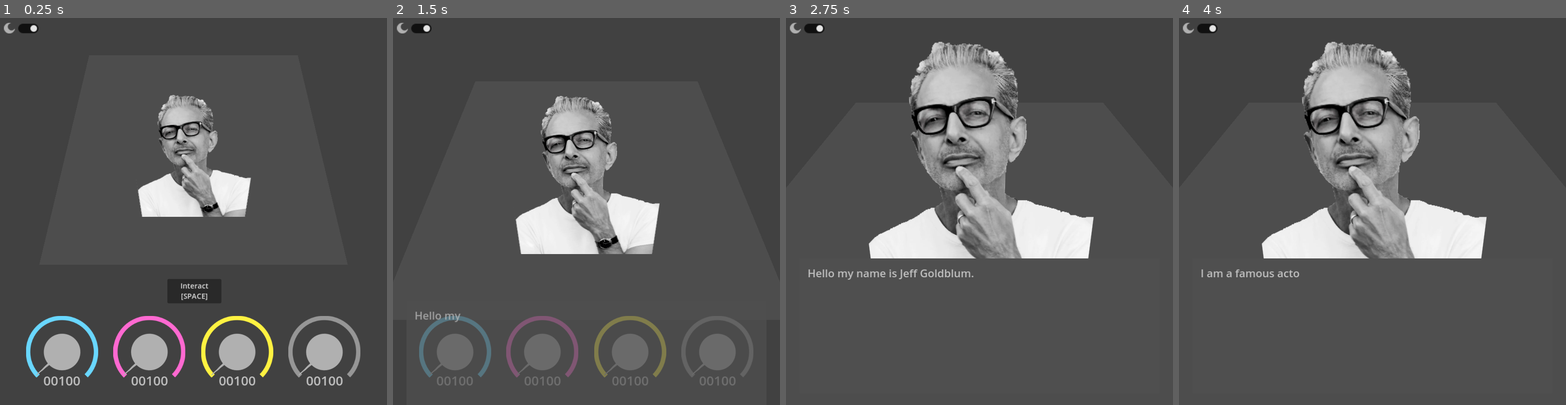
Above: before the commit, frames 1-4 (left to right).
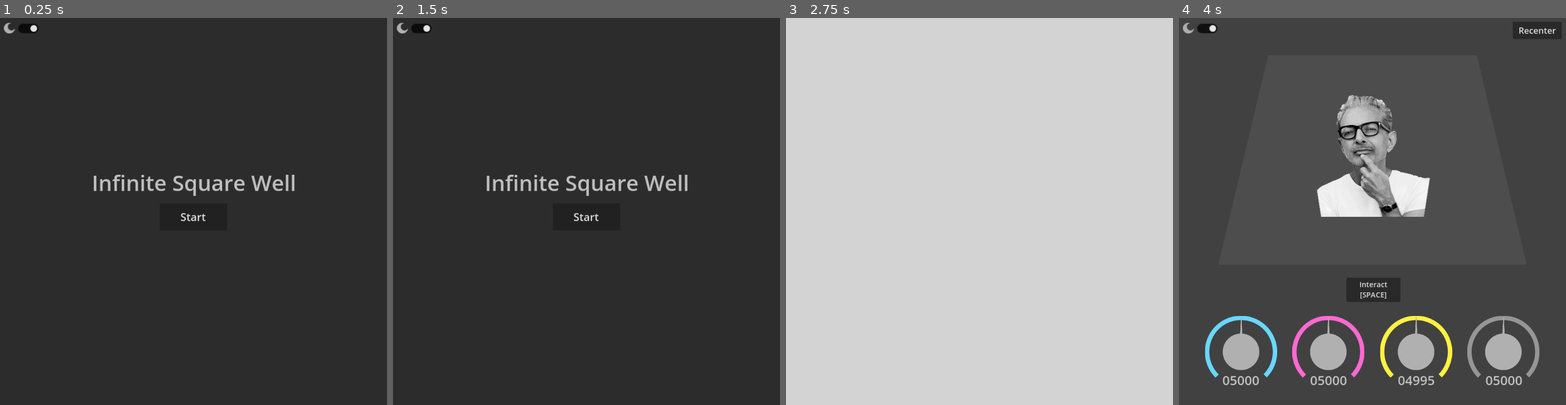
Above: after the commit, the same moments.

Repository: orangeoceans/infinite-square-well
Game: Godot game, scene res://assets/scenes/square_3D.tscn
The game is run twice, just before and just after one commit, with the same random seed, the same clock (stepped at 60 frames per second) and the same inputs.
Inputs (mouse positions are in pixels of both pictures, inside the frame that each line leads up to):
- Up to frame 1 (0.25 s): no input
- Up to frame 2 (1.5 s): click (752, 29) at 0.5 s, where only the run after the commit has a clickable "Recenter"; click (586, 292) at 1.25 s, where only the run before the commit has a clickable "Interact [SPACE]"
- Up to frame 3 (2.75 s): click (979, 215) at 2 s, where only the run after the commit has a clickable "Start"
- Up to frame 4 (4 s): click (1372, 215) at 2.75 s, where only the run after the commit has a clickable "Start"; hold D from 3.53 s (still down); hold Space (advance_dialogue) from 3.53 s (still down)

The runs differ from the first frame. In frame 1, 42% of the frame differs, in the area x 6-94%, y 9-95%; in frame 2, 71%; in frame 3, 97%, in the area x 0-100%, y 0-100%; in frame 4, 22%.

Commit message:
Add main menu

Diff:
--- a/assets/scenes/square_3D.tscn
+++ b/assets/scenes/square_3D.tscn
@@ -21,6 +21,8 @@
 [ext_resource type="Texture2D" uid="uid://bnbe6k71nf8bi" path="res://assets/sprites/grid.png" id="8_vx24x"]
 [ext_resource type="Texture2D" path="res://assets/sprites/dark_mode.png" id="9_4u013"]
 [ext_resource type="Texture2D" uid="uid://dfv0e6rhfwrw6" path="res://assets/sprites/dialogue_box.png" id="12_n0scj"]
+[ext_resource type="Script" path="res://assets/scripts/IntroScreenController.gd" id="21_fl1jq"]
+[ext_resource type="Texture2D" uid="uid://b6c1eslkghybm" path="res://assets/sprites/intro_bg.png" id="21_i3hi0"]
 
 [sub_resource type="InputEventAction" id="InputEventAction_sboss"]
 action = &"advance_dialogue"
@@ -59,6 +61,90 @@
 [node name="square_3D" type="Node3D"]
 script = ExtResource("1_3kxac")
 
+[node name="DialogueSystem" type="CanvasLayer" parent="."]
+layer = 2
+script = ExtResource("1_ay7mc")
+
+[node name="InteractButton" type="Button" parent="DialogueSystem"]
+visible = false
+modulate = Color(1, 1, 1, 0)
+anchors_preset = 8
+anchor_left = 0.5
+anchor_top = 0.5
+anchor_right = 0.5
+anchor_bottom = 0.5
+offset_left = -58.0
+offset_top = 147.0
+offset_right = 62.0
+offset_bottom = 201.0
+grow_horizontal = 2
+grow_vertical = 2
+focus_mode = 0
+mouse_default_cursor_shape = 2
+disabled = true
+action_mode = 0
+shortcut = SubResource("Shortcut_qbce5")
+text = "Interact
+[SPACE]"
+
+[node name="DialogueRichtext" type="RichTextLabel" parent="DialogueSystem"]
+modulate = Color(1, 1, 1, 0)
+clip_contents = false
+anchors_preset = 8
+anchor_left = 0.5
+anchor_top = 0.5
+anchor_right = 0.5
+anchor_bottom = 0.5
+offset_left = -382.0
+offset_top = 460.0
+offset_right = 386.0
+offset_bottom = 721.0
+grow_horizontal = 2
+grow_vertical = 2
+theme_override_colors/default_color = Color(0.752941, 0.752941, 0.752941, 1)
+theme_override_font_sizes/normal_font_size = 24
+theme_override_font_sizes/bold_font_size = 24
+theme_override_font_sizes/italics_font_size = 24
+theme_override_font_sizes/bold_italics_font_size = 24
+theme_override_font_sizes/mono_font_size = 24
+bbcode_enabled = true
+text = "test"
+
+[node name="DialogueBox" type="TextureRect" parent="DialogueSystem/DialogueRichtext"]
+show_behind_parent = true
+offset_left = -18.0
+offset_top = -16.0
+offset_right = 782.0
+offset_bottom = 284.0
+texture = ExtResource("12_n0scj")
+
+[node name="SquareMesh" type="MeshInstance3D" parent="."]
+mesh = SubResource("PlaneMesh_b3738")
+
+[node name="SquareViewport" type="SubViewport" parent="SquareMesh"]
+
+[node name="SquareSprite" type="Sprite2D" parent="SquareMesh/SquareViewport"]
+texture_repeat = 3
+material = SubResource("ShaderMaterial_la70n")
+position = Vector2(256, 256)
+texture = ExtResource("8_vx24x")
+
+[node name="PositionLabel" type="Label3D" parent="."]
+transform = Transform3D(1, 0, 0, 0, 0.344741, 0.938698, 0, -0.938698, 0.344741, 0, 0, 1.18644)
+visible = false
+text = "(0, 0, 0, 0)"
+
+[node name="Camera3D" type="Camera3D" parent="."]
+transform = Transform3D(1, 0, 0, 0, 0.390731, 0.920505, 0, -0.920505, 0.390731, 0, 1.64, 1.32)
+environment = SubResource("Environment_akhw1")
+
+[node name="FigureSprites" type="Node3D" parent="."]
+transform = Transform3D(0.2, 0, 0, 0, 0.173205, 0.1, 0, -0.1, 0.173205, 0, 0.274379, 0.504164)
+top_level = true
+
+[node name="JeffSprite" type="Sprite3D" parent="FigureSprites"]
+texture = ExtResource("1_hf5ej")
+
 [node name="HUD" type="CanvasLayer" parent="."]
 
 [node name="DialRectW" type="TextureRect" parent="HUD"]
@@ -89,9 +175,9 @@
 [node name="ValueLabel" type="RichTextLabel" parent="HUD/DialRectW"]
 layout_mode = 0
 offset_left = 47.5
-offset_top = 153.75
+offset_top = 152.5
 offset_right = 216.5
-offset_bottom = 223.75
+offset_bottom = 222.5
 theme_override_font_sizes/mono_font_size = 36
 bbcode_enabled = true
 text = "[code]00000[/code]"
@@ -126,9 +212,9 @@
 [node name="ValueLabel" type="RichTextLabel" parent="HUD/DialRectX"]
 layout_mode = 0
 offset_left = 48.75
-offset_top = 153.75
+offset_top = 152.5
 offset_right = 217.75
-offset_bottom = 223.75
+offset_bottom = 222.5
 theme_override_font_sizes/mono_font_size = 36
 bbcode_enabled = true
 text = "[code]00000[/code]"
@@ -163,9 +249,9 @@
 [node name="ValueLabel" type="RichTextLabel" parent="HUD/DialRectY"]
 layout_mode = 0
 offset_left = 48.75
-offset_top = 153.75
+offset_top = 152.5
 offset_right = 217.75
-offset_bottom = 223.75
+offset_bottom = 222.5
 theme_override_font_sizes/mono_font_size = 36
 bbcode_enabled = true
 text = "[code]00000[/code]"
@@ -199,16 +285,80 @@
 
 [node name="ValueLabel" type="RichTextLabel" parent="HUD/DialRectZ"]
 layout_mode = 0
-offset_left = 48.75
-offset_top = 153.75
-offset_right = 217.75
-offset_bottom = 223.75
+offset_left = 50.0
+offset_top = 152.5
+offset_right = 219.0
+offset_bottom = 222.5
 theme_override_font_sizes/mono_font_size = 36
 bbcode_enabled = true
 text = "[code]00000[/code]"
 script = ExtResource("6_4177h")
 
+[node name="RecenterButton" type="Button" parent="HUD/DialRectZ"]
+layout_mode = 1
+anchors_preset = 8
+anchor_left = 0.5
+anchor_top = 0.5
+anchor_right = 0.5
+anchor_bottom = 0.5
+offset_left = 26.0
+offset_top = -917.0
+offset_right = 162.0
+offset_bottom = -869.0
+grow_horizontal = 2
+grow_vertical = 2
+focus_mode = 0
+mouse_default_cursor_shape = 2
+theme_override_font_sizes/font_size = 24
+action_mode = 0
+shortcut = SubResource("Shortcut_qbce5")
+text = "Recenter"
+
+[node name="IntroTransition" type="TextureRect" parent="HUD"]
+modulate = Color(1, 1, 1, 0)
+z_index = 100
+offset_right = 860.0
+offset_bottom = 860.0
+texture = ExtResource("21_i3hi0")
+
+[node name="IntroScreen" type="Control" parent="HUD"]
+layout_mode = 3
+anchors_preset = 0
+offset_right = 40.0
+offset_bottom = 40.0
+script = ExtResource("21_fl1jq")
+
+[node name="IntroBG" type="TextureRect" parent="HUD/IntroScreen"]
+material = ExtResource("4_j2xs3")
+offset_right = 860.0
+offset_bottom = 860.0
+texture = ExtResource("21_i3hi0")
+
+[node name="TitleText" type="RichTextLabel" parent="HUD/IntroScreen"]
+layout_mode = 1
+anchors_preset = -1
+offset_left = 204.0
+offset_top = 332.0
+offset_right = 660.0
+offset_bottom = 412.0
+grow_horizontal = 2
+grow_vertical = 2
+theme_override_font_sizes/normal_font_size = 48
+bbcode_enabled = true
+text = "[center]Infinite Square Well[/center]"
+script = ExtResource("6_4177h")
+
+[node name="StartButton" type="Button" parent="HUD/IntroScreen"]
+layout_mode = 0
+offset_left = 355.0
+offset_top = 412.0
+offset_right = 505.0
+offset_bottom = 472.0
+theme_override_font_sizes/font_size = 24
+text = "Start"
+
 [node name="ThemeToggle" type="CheckButton" parent="HUD"]
+z_as_relative = false
 material = ExtResource("4_j2xs3")
 offset_right = 60.0
 offset_bottom = 31.0
@@ -217,89 +367,13 @@
 button_pressed = true
 icon = ExtResource("9_4u013")
 
-[node name="DialogueSystem" type="CanvasLayer" parent="."]
-script = ExtResource("1_ay7mc")
-
-[node name="InteractButton" type="Button" parent="DialogueSystem"]
-anchors_preset = 8
-anchor_left = 0.5
-anchor_top = 0.5
-anchor_right = 0.5
-anchor_bottom = 0.5
-offset_left = -58.0
-offset_top = 152.0
-offset_right = 62.0
-offset_bottom = 202.0
-grow_horizontal = 2
-grow_vertical = 2
-action_mode = 0
-shortcut = SubResource("Shortcut_qbce5")
-text = "Interact
-[SPACE]"
-
-[node name="DialogueRichtext" type="RichTextLabel" parent="DialogueSystem"]
-modulate = Color(1, 1, 1, 0)
-clip_contents = false
-anchors_preset = 8
-anchor_left = 0.5
-anchor_top = 0.5
-anchor_right = 0.5
-anchor_bottom = 0.5
-offset_left = -382.0
-offset_top = 460.0
-offset_right = 386.0
-offset_bottom = 721.0
-grow_horizontal = 2
-grow_vertical = 2
-theme_override_colors/default_color = Color(0.752941, 0.752941, 0.752941, 1)
-theme_override_font_sizes/normal_font_size = 24
-theme_override_font_sizes/bold_font_size = 24
-theme_override_font_sizes/italics_font_size = 24
-theme_override_font_sizes/bold_italics_font_size = 24
-theme_override_font_sizes/mono_font_size = 24
-bbcode_enabled = true
-text = "test"
-
-[node name="DialogueBox" type="TextureRect" parent="DialogueSystem/DialogueRichtext"]
-show_behind_parent = true
-offset_left = -18.0
-offset_top = -16.0
-offset_right = 782.0
-offset_bottom = 284.0
-texture = ExtResource("12_n0scj")
-
-[node name="SquareMesh" type="MeshInstance3D" parent="."]
-mesh = SubResource("PlaneMesh_b3738")
-
-[node name="SquareViewport" type="SubViewport" parent="SquareMesh"]
-
-[node name="SquareSprite" type="Sprite2D" parent="SquareMesh/SquareViewport"]
-texture_repeat = 3
-material = SubResource("ShaderMaterial_la70n")
-position = Vector2(256, 256)
-texture = ExtResource("8_vx24x")
-
-[node name="PositionLabel" type="Label3D" parent="."]
-transform = Transform3D(1, 0, 0, 0, 0.344741, 0.938698, 0, -0.938698, 0.344741, 0, 0, 1.18644)
-visible = false
-text = "(0, 0, 0, 0)"
-
-[node name="Camera3D" type="Camera3D" parent="."]
-transform = Transform3D(1, 0, 0, 0, 0.390731, 0.920505, 0, -0.920505, 0.390731, 0, 1.64, 1.32)
-environment = SubResource("Environment_akhw1")
-
-[node name="FigureSprites" type="Node3D" parent="."]
-transform = Transform3D(0.2, 0, 0, 0, 0.173205, 0.1, 0, -0.1, 0.173205, 0, 0.274379, 0.504164)
-top_level = true
-
-[node name="JeffSprite" type="Sprite3D" parent="FigureSprites"]
-texture = ExtResource("1_hf5ej")
-
+[connection signal="pressed" from="DialogueSystem/InteractButton" to="." method="_on_interact_button_pressed"]
+[connection signal="pressed" from="DialogueSystem/InteractButton" to="DialogueSystem" method="_on_button_pressed"]
+[connection signal="pressed" from="HUD/DialRectZ/RecenterButton" to="." method="_on_recenter_button_pressed"]
+[connection signal="pressed" from="HUD/IntroScreen/StartButton" to="HUD/IntroScreen" method="_on_start_button_pressed"]
 [connection signal="toggled" from="HUD/ThemeToggle" to="." method="_on_theme_toggle_toggled"]
 [connection signal="toggled" from="HUD/ThemeToggle" to="HUD/DialRectW/ValueLabel" method="_on_theme_toggle_toggled"]
 [connection signal="toggled" from="HUD/ThemeToggle" to="HUD/DialRectX/ValueLabel" method="_on_theme_toggle_toggled"]
 [connection signal="toggled" from="HUD/ThemeToggle" to="HUD/DialRectY/ValueLabel" method="_on_theme_toggle_toggled"]
 [connection signal="toggled" from="HUD/ThemeToggle" to="HUD/DialRectZ/ValueLabel" method="_on_theme_toggle_toggled"]
-[connection signal="toggled" from="HUD/ThemeToggle" to="DialogueSystem/DialogueRichtext" method="_on_theme_toggle_toggled"]
-[connection signal="pressed" from="DialogueSystem/InteractButton" to="." method="_on_interact_button_pressed"]
-[connection signal="pressed" from="DialogueSystem/InteractButton" to="DialogueSystem" method="_on_button_pressed"]
+[connection signal="toggled" from="HUD/ThemeToggle" to="HUD/IntroScreen/TitleText" method="_on_theme_toggle_toggled"]
--- a/assets/scripts/GameplayController.gd
+++ b/assets/scripts/GameplayController.gd
@@ -4,14 +4,15 @@
 var max_pos: float = 100.
 
 @export var pos: Vector4
+var center_pos: Vector4 = Vector4(50., 50., 50., 50.)
 var last_pos: Vector4
-var can_move: bool = true
+var can_move: bool = false
 
 var square_sprite: Sprite2D;
 var pos_label: Label3D
 
 var keypoint_pos = {
-	"jeff": Vector4(1., 1., 1., 1.)
+	"jeff": Vector4(50., 50., 50., 50.)
 }
 
 var keypoint_vec = {
@@ -26,13 +27,14 @@
 var keypoint_fig = {}
 
 var pos_tween
+var button_tween
 
 func _ready():
 	square_sprite = $SquareMesh/SquareViewport/SquareSprite
 	pos_label = $PositionLabel
 	# Make sure the node has a material and that it's a ShaderMaterial
 	assert(square_sprite.material is ShaderMaterial)
-	pos = Vector4(1., 1., 1., 1.)
+	pos = Vector4(center_pos)
 	last_pos = pos
 	pos_label.text = str(pos)
 	square_sprite.material.set_shader_parameter("pos", pos)
@@ -42,8 +44,7 @@
 	update_square()
 
 func _process(_delta):
-	can_move = not $DialogueSystem.dialogue_open
-	if can_move:
+	if can_move and not $DialogueSystem.dialogue_open:
 		if Input.is_key_pressed(KEY_Q):
 			modify_pos(0, speed)
 		elif Input.is_key_pressed(KEY_A):
@@ -114,3 +115,12 @@
 	else:
 		$HUD/ThemeToggle.material.set_shader_parameter("dark_mode", false)
 		$Camera3D.environment.background_color = Color("#FAFAFA")
+
+func _on_recenter_button_pressed():
+	if $DialogueSystem.dialogue_open:
+		return
+	can_move = false
+	pos_tween = get_tree().create_tween()
+	pos_tween.tween_property(self, "pos", center_pos, 0.5)
+	await get_tree().create_timer(0.5).timeout
+	can_move = true
--- /dev/null
+++ b/assets/scripts/IntroScreenController.gd
@@ -0,0 +1,25 @@
+extends Control
+
+var root_node: Node3D
+var intro_transition: TextureRect
+var dialogue_button: Button
+
+func _ready():
+	root_node = get_node("/root/square_3D")
+	intro_transition = get_node("../IntroTransition")
+	dialogue_button = get_node("/root/square_3D/DialogueSystem/InteractButton")
+
+func _process(_delta):
+	pass
+
+func _on_start_button_pressed():
+	var tween = get_tree().create_tween()
+	tween.tween_property(intro_transition, "modulate", Color(1.,1.,1.,1.), 0.6)
+	tween.tween_property(self, "modulate", Color(0,0,0,0), 0.2)
+	tween.tween_property(intro_transition, "modulate", Color(1.,1.,1.,0.), 1.)
+	await get_tree().create_timer(1.8).timeout
+	root_node.can_move = true
+	dialogue_button.disabled = false
+	dialogue_button.show()
+	intro_transition.queue_free()
+	self.queue_free()
--- a/assets/scripts/TextColorController.gd
+++ b/assets/scripts/TextColorController.gd
@@ -1,12 +1,14 @@
 extends RichTextLabel
 
-var raw_text: String = "00000"
+var raw_text: String
 var light_color = "#4f4f4f"
 var dark_color = "#c0c0c0"
 var theme_toggle: CheckButton
 
 func _ready():
 	theme_toggle = get_node("/root/square_3D/HUD/ThemeToggle")
+	raw_text = self.text
+	update_text()
 
 func _process(_delta):
 	pass
--- a/assets/shaders/light_dark_shader.gdshader
+++ b/assets/shaders/light_dark_shader.gdshader
@@ -5,6 +5,6 @@
 void fragment() {
     vec4 color = texture(TEXTURE, UV);
 	if (dark_mode)
-    	color.rgb = vec3(1.0) - color.rgb;
+    	color = vec4(vec3(1.0) - color.rgb, color.a);
     COLOR = color;
 }
--- a/project.godot
+++ b/project.godot
@@ -10,7 +10,7 @@
 
 [application]
 
-config/name="Ldjam 54"
+config/name="Infinite Square Well"
 run/main_scene="res://assets/scenes/square_3D.tscn"
 config/features=PackedStringArray("4.1", "GL Compatibility")
 boot_splash/show_image=false
Not shown: 1 places in assets/scenes/square_3D.tscn that only renumber resources
Binary file added: assets/sprites/intro_bg.png
Not shown, added: assets/sprites/intro_bg.png.import
